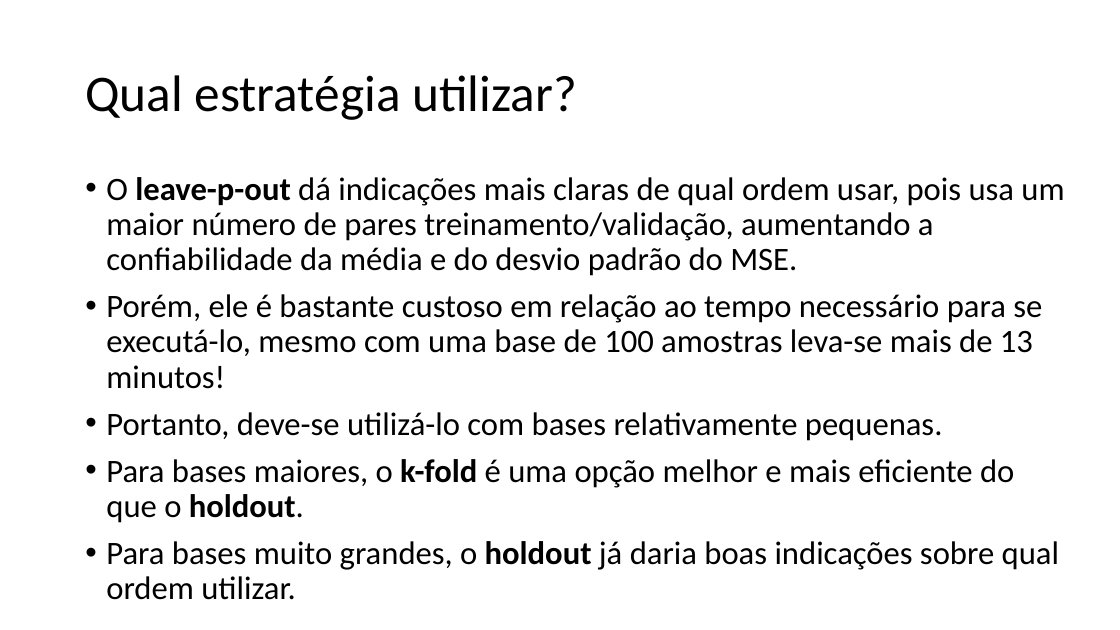
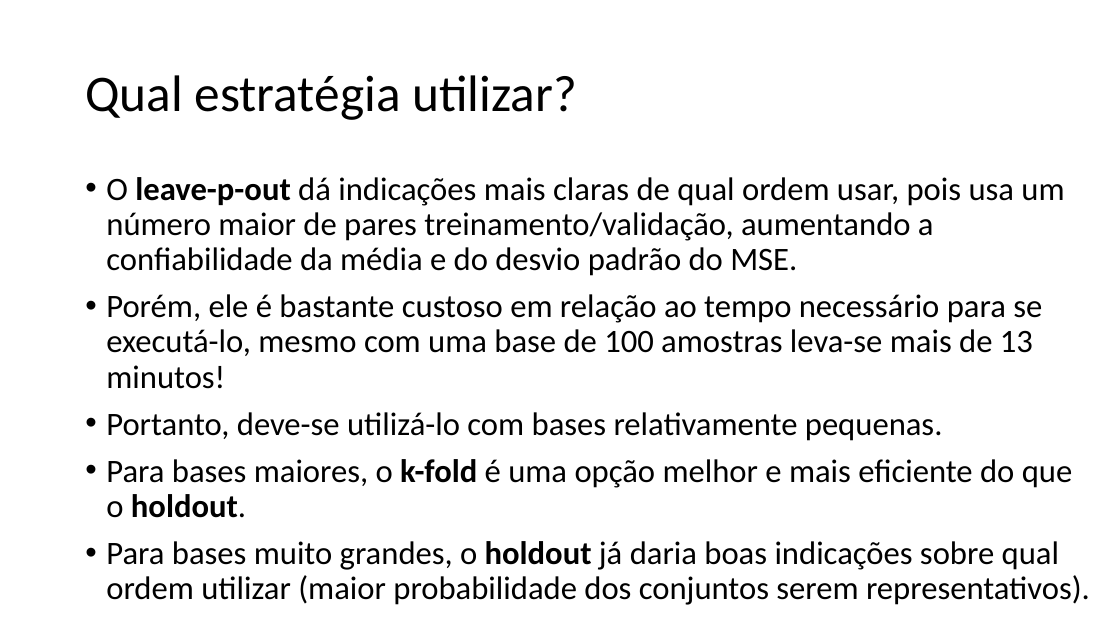
Before and after one commit to zz4fap/t319_aprendizado_de_maquina, a slide deck: slide 11 of slides/T319_Regressão_Linear (Parte V).pptx. Drawn at 1120x630 pixels with LibreOffice and Linux fonts; fonts in the diff are those of the drawing. Boxes give left, top, right and bottom in pixels: in the first picture for what was removed or moved away, otherwise in the second. Text is boxed around its words. In the diff, an @@ line names an element or a change of style, - is before the commit and + after.

```diff
--- a/slides/T319_Regressão_Linear (Parte V).pptx
+++ b/slides/T319_Regressão_Linear (Parte V).pptx
@@ text at [106,177,1064,276]: text changed @@
-• O leave-p-out dá indicações mais claras de qual ordem usar, pois usa um maior número de pares treinamento/validação, aumentando a confiabilidade da média e do desvio padrão do MSE.
+• O leave-p-out dá indicações mais claras de qual ordem usar, pois usa um número maior de pares treinamento/validação, aumentando a confiabilidade da média e do desvio padrão do MSE.
@@ text at [106,541,1090,605]: text changed @@
-• Para bases muito grandes, o holdout já daria boas indicações sobre qual ordem utilizar.
+• Para bases muito grandes, o holdout já daria boas indicações sobre qual ordem utilizar (maior probabilidade dos conjuntos serem representativos).
```
Also in this commit, not shown: 8 other slides changed, 3 other files.
